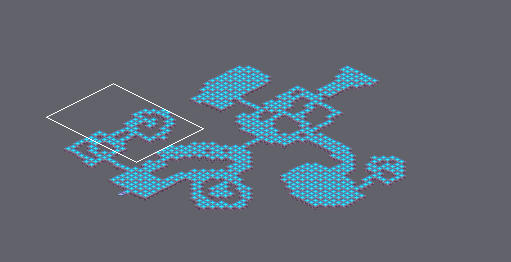
Level history. Tiled map: areas/undernet2.tmx. The first picture is a wide view before the edit; the outline marks the close-up.
Close-up. Before:
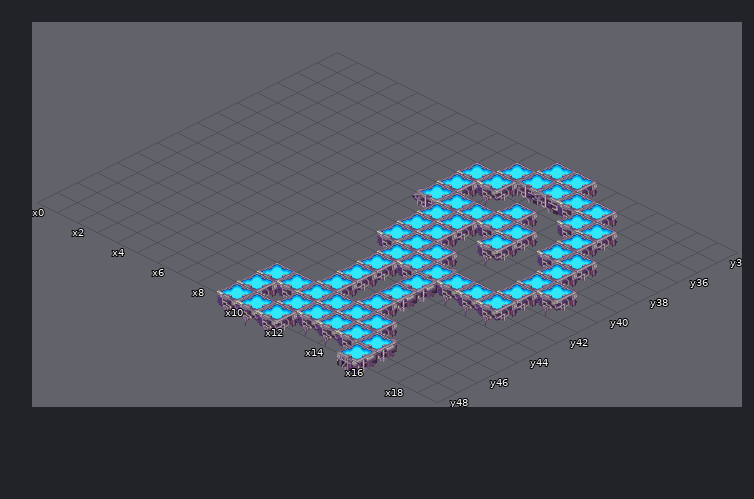
Cells are 64x32 px. Isometric: x runs down to the right, y down to the left. Shown: x 0..19, y 34..48. The commit also changed other parts of the map, which this record leaves out. Layer "Tile Layer 2" is drawn 0,-16 px off the grid. Layer "Tile Layer 3" is drawn 0,-32 px off the grid. Layer "Tile Layer 4" is drawn 0,-48 px off the grid.
The result:
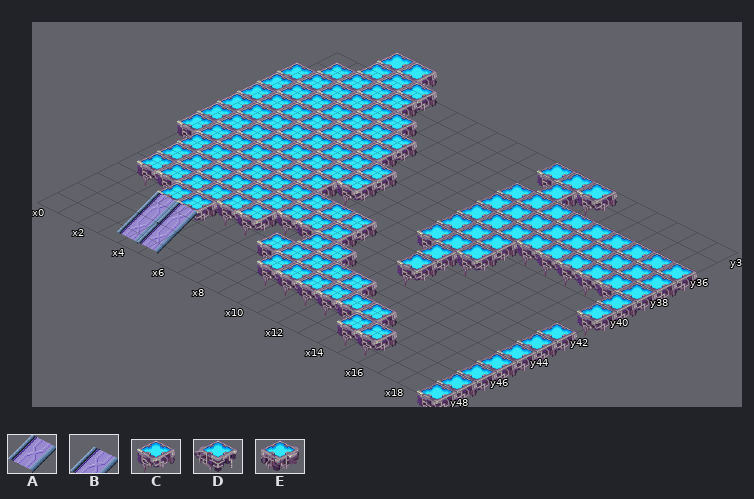
Key: from "DarkLiberationRamp": A 0 "Stairs", B 2 "Stairs"; from "panel base": C 0, D 1, E 2.
_ is an empty cell.
Tiles of an added or newly shown layer are drawn over the layers below it.
Edits made:
Layer "Tile Layer 1":
Tile D becomes tile C in row 35 at x 12.
The author put tile C in row 34 at x 13; in row 36 at x 11 to 13 and 16 to 19; in row 37 at x 11, 13 to 14 and 16 to 19; in row 38 at x 14 and 17 to 19; in row 39 at x 12 and 19; in row 40 at x 12 to 13 and 19.
The author put tile C in rows 42 to 48 at x 19.
The edit erases tile C in row 35 at x 10 and 13 to 14; in row 36 at x 9 to 10; in row 37 at x 9; in row 38 at x 10; in row 39 at x 10 and 16; in row 40 at x 10 and 16 to 17.
The edit erases tile C in row 41 at x 10 to 11 and 16; in row 42 at x 11 and 14 to 16; in rows 43 to 44 at x 11; in row 45 at x 11 and 13; in row 46 at x 9 to 14; in row 47 at x 9 and 11 to 14.
The edit erases tile C in row 48 at x 9 to 11.
The edit erases tile D in row 35 at x 11; in row 38 at x 9.
The edit erases tile E in rows 42 to 44 at x 13; in rows 47 to 48 at x 15.
Layer "Tile Layer 2" (added):
The author put tile A in row 48 at x 4 to 5.
Layer "Tile Layer 3" (added):
The author put tile A in row 47 at x 4 to 5.
Layer "Tile Layer 4" (added):
The author put tile B in row 47 at x 4 to 5.
The author put tile C in row 34 at x 3 to 4; in row 35 at x 3 to 5; in row 36 at x 2 to 5; in row 37 at x 1 to 6; in rows 38 to 39 at x 1 to 7; in rows 40 to 41 at x 1 to 8.
The author put tile C in row 42 at x 1 to 7; in rows 43 to 44 at x 2 to 10; in row 45 at x 2 to 7 and 10 to 11; in row 46 at x 4 to 5 and 9 to 13; in row 47 at x 10 to 15; in row 48 at x 15 to 16.
